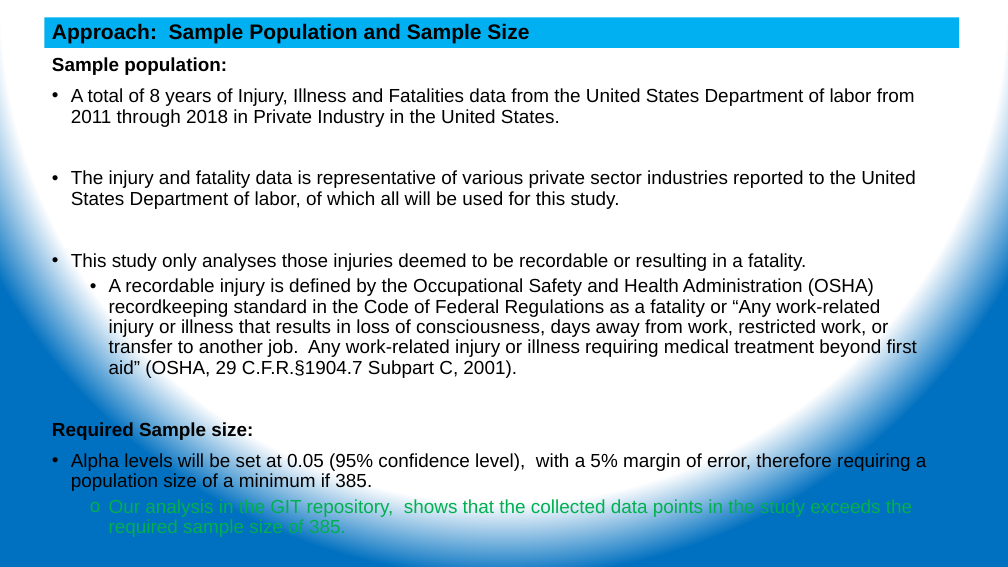
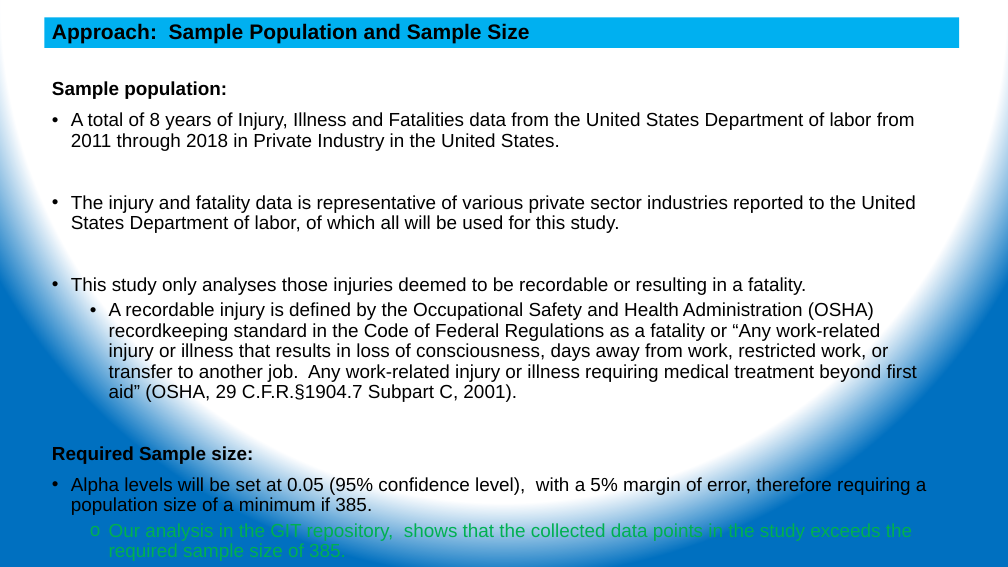
Before and after one commit to ehsintegration/yfd-phd-bls-data, a slide deck: slide 8 of D2-documentation/YennyF.Diaz-Risk Percep &Injuries_CommitteeUdate 11-02-20.pptx (slide 18 before the commit). Drawn at 1008x567 pixels with LibreOffice and Linux fonts; fonts in the diff are those of the drawing. Boxes give left, top, right and bottom in pixels: in the first picture for what was removed or moved away, otherwise in the second. Text is boxed around its words. In the diff, an @@ line names an element or a change of style, - is before the commit and + after.

```diff
--- a/D2-documentation/YennyF.Diaz-Risk Percep &Injuries_CommitteeUdate 11-02-20.pptx
+++ b/D2-documentation/YennyF.Diaz-Risk Percep &Injuries_CommitteeUdate 11-02-20.pptx
@@ text "Sample population:" rewrapped from [52,57,927,537] to [52,81,927,541] @@
```
Also in this commit, not shown: 2 other slides changed, 4 slides added, 21 slides removed, 3 other files.
